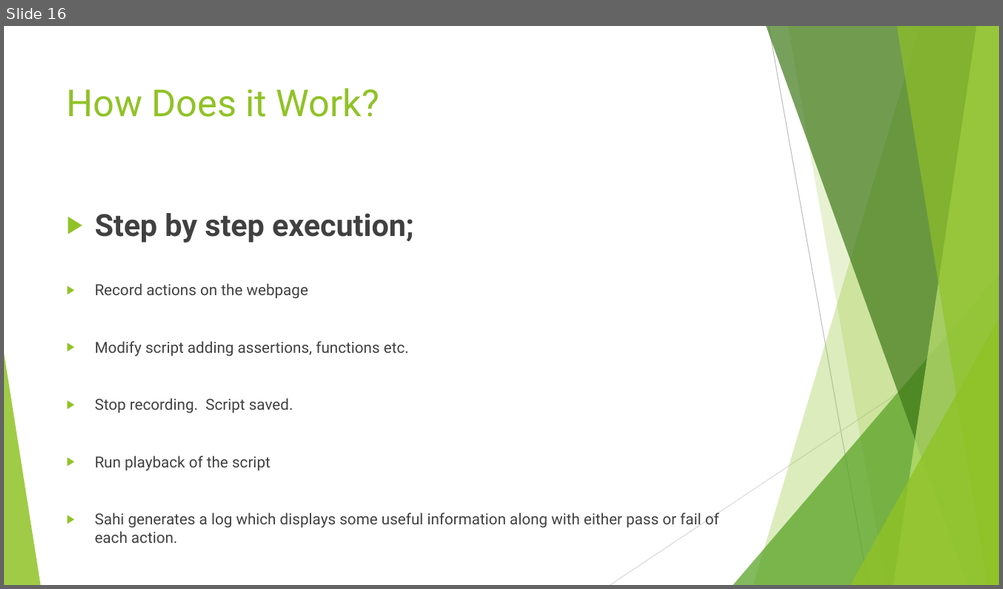
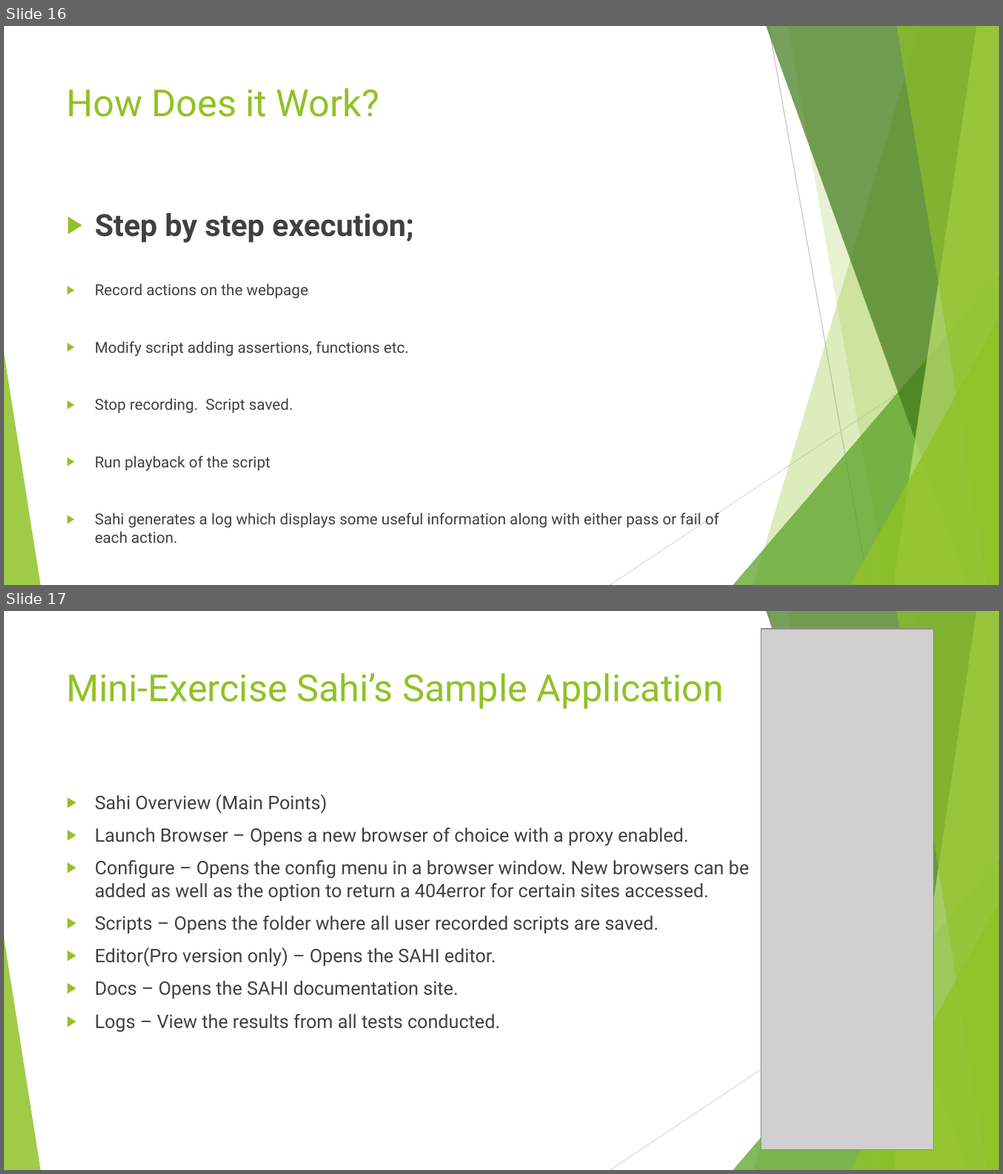
Before and after one commit to JamesDaniel/Software-Quality-Assurance-Group-CA, a slide deck: SQA Presentation_updated.pptx. Shown one above the other, each under a label of ours: slide 16 before the commit, slides 16 and 17 after it. The pictures are 1003x589 and 1003x1174 pixels, drawn with LibreOffice and Linux fonts; fonts in the diff are those of the drawing; grey boxes stand for pictures. Boxes give left, top, right and bottom in pixels: in the first picture for what was removed or moved away, otherwise in the second. Text is boxed around its words. In the diff, an @@ line names an element or a change of style, - is before the commit and + after.

Commit message:
finishing touches on documents all work integrated into slides small changes in work schedule followed small changes in main document for work breakdown older version of presentation without chris' work moved to old/ directory

```diff
--- a/SQA Presentation_updated.pptx
+++ b/SQA Presentation_updated.pptx
@@ slide 17 added at [4,611,999,1170], background #FFFFFF; not listed: 10 template elements that a slide beside it also shows @@
@@ picture added at [760,629,933,1150] @@
@@ title added at [67,673,723,709], 36 pt, text #90C226 @@
+Mini-Exercise Sahi’s Sample Application
@@ text added at [95,795,748,1033], 18 pt, text #404040 @@
+▶ Sahi Overview (Main Points)
+▶ Launch Browser – Opens a new browser of choice with a proxy enabled.
+▶ Configure – Opens the config menu in a browser window. New browsers can be added as well as the option to return a 404error for certain sites accessed.
+▶ Scripts – Opens the folder where all user recorded scripts are saved.
+▶ Editor(Pro version only) – Opens the SAHI editor.
+▶ Docs – Opens the SAHI documentation site.
+▶ Logs – View the results from all tests conducted.
```
Also in this commit, not shown: 3 slides changed, 10 other slides added, 1 slide removed, 3 other files.
